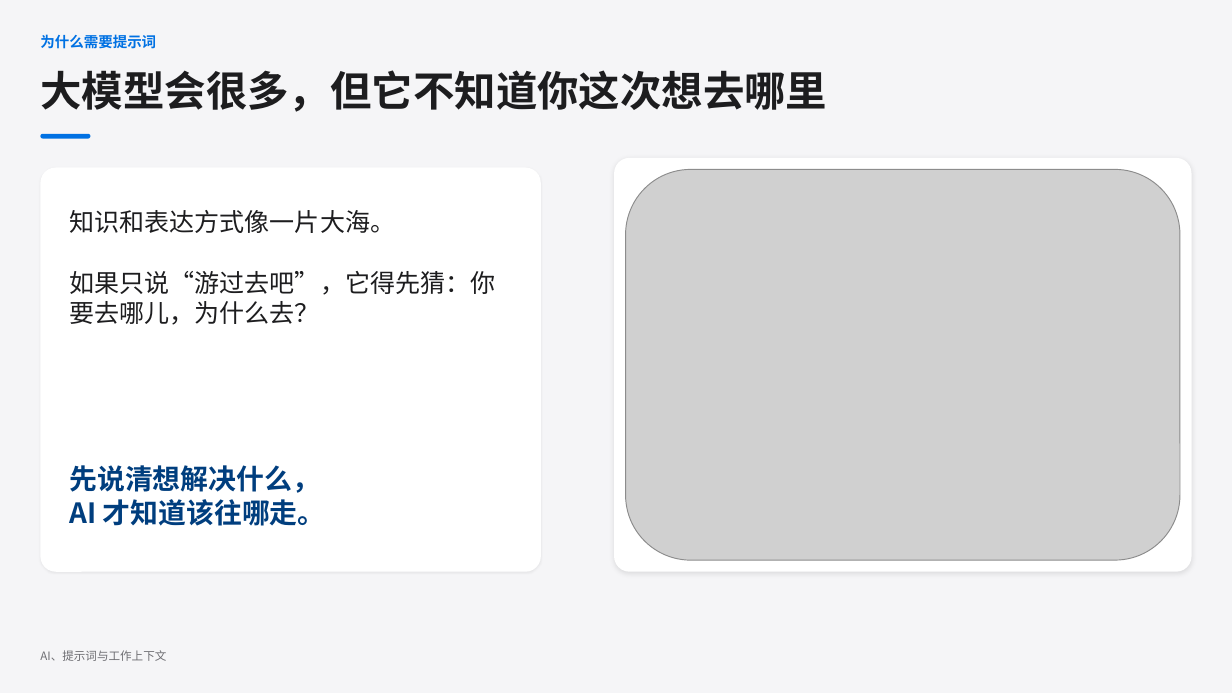
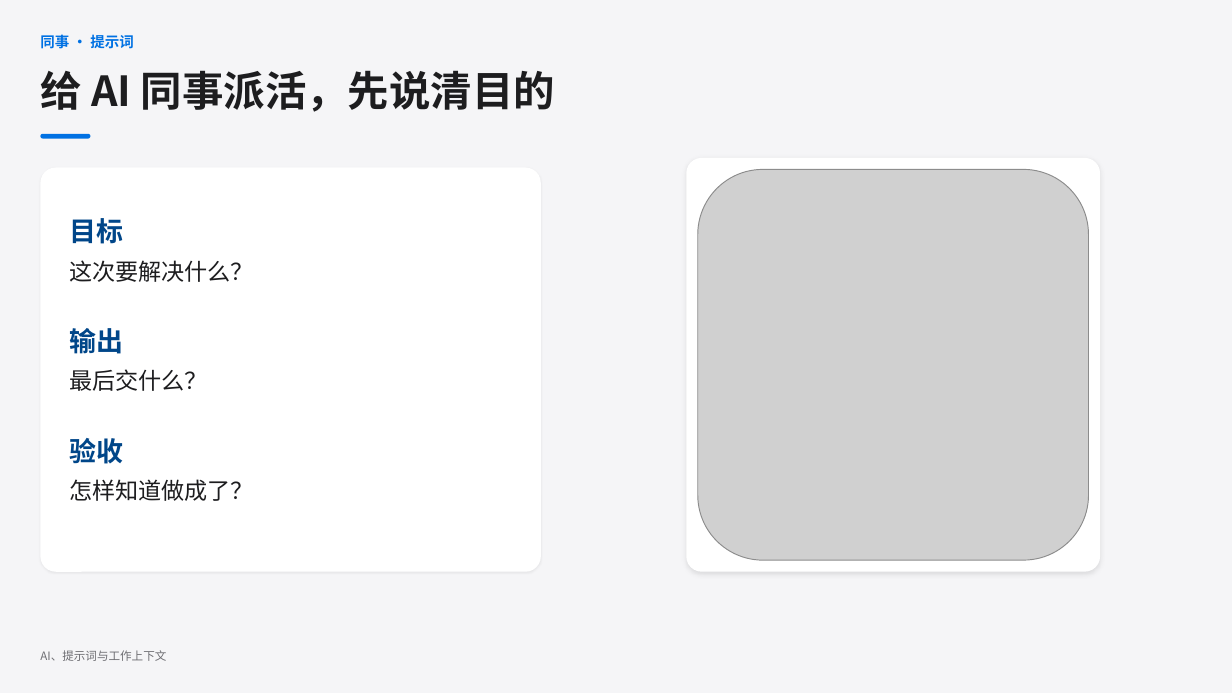
Before and after one commit to jihtsan/https-github.com-jihtsan-cz-night-learn-20261111, a slide deck: slide 2 of learn-02/第二课第一部分 - AI 如何接收和完成任务.pptx. Drawn at 1232x693 pixels with LibreOffice and Linux fonts; fonts in the diff are those of the drawing; grey boxes stand for pictures. Boxes give left, top, right and bottom in pixels: in the first picture for what was removed or moved away, otherwise in the second. Text is boxed around its words. In the diff, an @@ line names an element or a change of style, - is before the commit and + after.

Commit message:
用同事与办公场景串联第二课第一部分 (#19)

```diff
--- a/learn-02/第二课第一部分 - AI 如何接收和完成任务.pptx
+++ b/learn-02/第二课第一部分 - AI 如何接收和完成任务.pptx
@@ text at <box>40,32,133,51</box>: text changed @@
-为什么需要提示词
+同事 · 提示词
@@ text at <box>40,70,555,112</box>: text changed @@
-大模型会很多，但它不知道你这次想去哪里
+给 AI 同事派活，先说清目的
@@ rounded rectangle: place and size @@
-rounded rectangle at <box>615,158,1192,572</box>
+rounded rectangle at <box>687,158,1101,572</box>
@@ picture: place and size @@
-picture at <box>626,169,1180,560</box>
+picture at <box>698,169,1089,560</box>
@@ text removed at <box>69,210,495,325</box> @@
-知识和表达方式像一片大海。
-如果只说“游过去吧”，它得先猜：你要去哪儿，为什么去？
@@ text added at <box>69,218,123,244</box>, 21 pt, text #004689, bold @@
+目标
@@ text added at <box>69,260,254,282</box>, 18 pt, text #1D1D1F @@
+这次要解决什么？
@@ text added at <box>69,328,123,354</box>, 21 pt, text #004689, bold @@
+输出
@@ text added at <box>69,369,208,391</box>, 18 pt, text #1D1D1F @@
+最后交什么？
@@ text added at <box>69,438,123,464</box>, 21 pt, text #004689, bold @@
+验收
@@ text removed at <box>69,465,326,526</box> @@
-先说清想解决什么，
-AI 才知道该往哪走。
@@ text added at <box>69,479,254,501</box>, 18 pt, text #1D1D1F @@
+怎样知道做成了？
```
Also in this commit, not shown: 7 other slides changed, 1 slide added, 1 slide removed.
